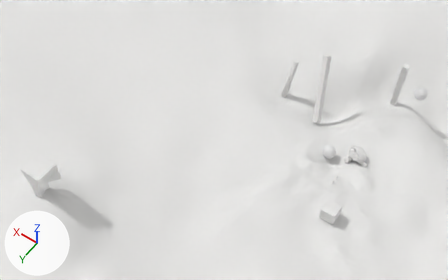
Two versions of the Blender file simple_game/resources/water_packed.blend, one commit apart.
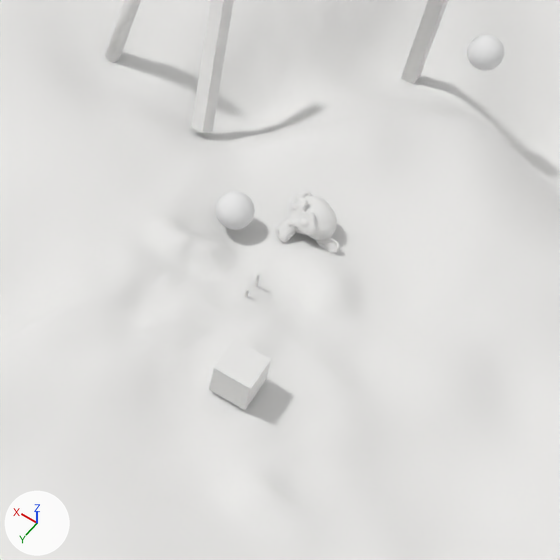
Old and new are each drawn whole from a 50 mm camera at (-3.84, 11.28, 17.29) aimed at (3.79, 0.59, 0.51) and again close up on the part from 54% to 100% of the width and 27% to 100% of the height. The axes (+X, +Y, +Z) are drawn at lower left. The lights are the same throughout.

Objects in the first close-up: 'cube', 'ground', 'piller.002', 'piller.003', 'piller.004', 'sphere.000', 'sphere.001', 'suzan'.
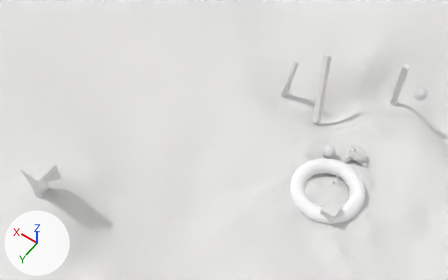
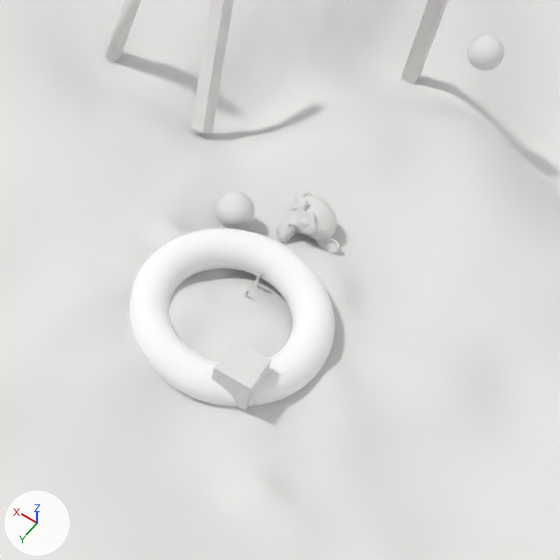
The change, as JSON lines over the scene's bpy script:
```json
{"op": "add", "block": "mat_yellow", "code": ["mat_yellow = diffuse_material('yellow')", "mat_yellow.base_color = (1.0, 1.0, 1.0)  # white #ffffff"]}
{"op": "add", "block": "me_torus", "code": ["me_torus = bpy.data.meshes.new('Torus')", "me_torus.from_pydata(...)  # a torus around z (ring radius 1.0, tube radius 0.25) spanning x -1.25..1.25, y -1.25..1.25, z -0.25..0.25", "me_torus.polygons.foreach_set('use_smooth', [True] * 1536)", "me_torus.materials.append(mat_yellow)  # white #ffffff"]}
{"op": "add", "block": "ob_torus", "code": ["ob_torus = bpy.data.objects.new('Torus', me_torus)", "ob_torus.location = (0.0, 0.0, 0.0)"]}
```

What differs and where, as boxes (x1, y1, x2, y2) in the close-ups (560 x 560 px):
```json
{"object": "Torus", "change": "added", "after": [130, 228, 335, 406]}
```
